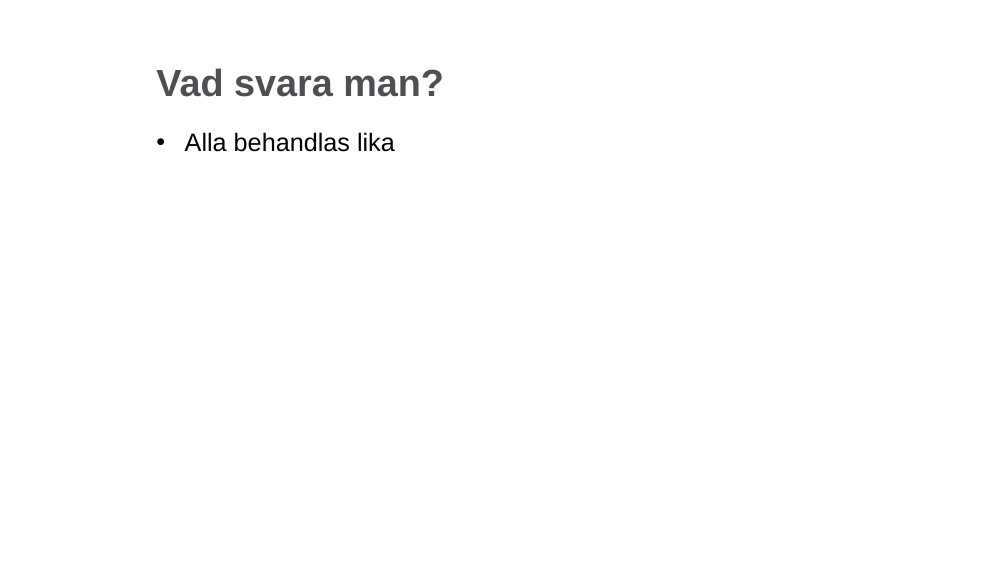
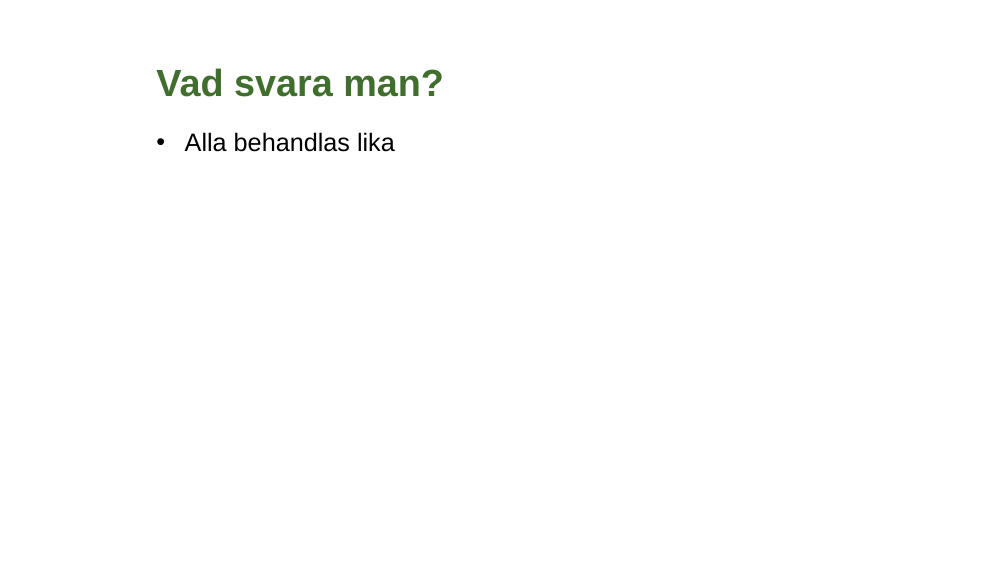
Before and after one commit to lundopendata/relativnarhet, a slide deck: slide 13 of RelativNarhetGeodatasamverkan2018.pptx (slide 12 before the commit). Drawn at 1008x567 pixels with LibreOffice and Linux fonts; fonts in the diff are those of the drawing; background and template pictures are left out. Boxes give left, top, right and bottom in pixels: in the first picture for what was removed or moved away, otherwise in the second. Text is boxed around its words. In the diff, an @@ line names an element or a change of style, - is before the commit and + after.

```diff
--- a/RelativNarhetGeodatasamverkan2018.pptx
+++ b/RelativNarhetGeodatasamverkan2018.pptx
@@ title "Vad svara man?" at (156,68,444,97): text colour #4D4F53 to #3F6E2D @@
```
Also in this commit, not shown: 10 other slides changed, 3 slides added.
